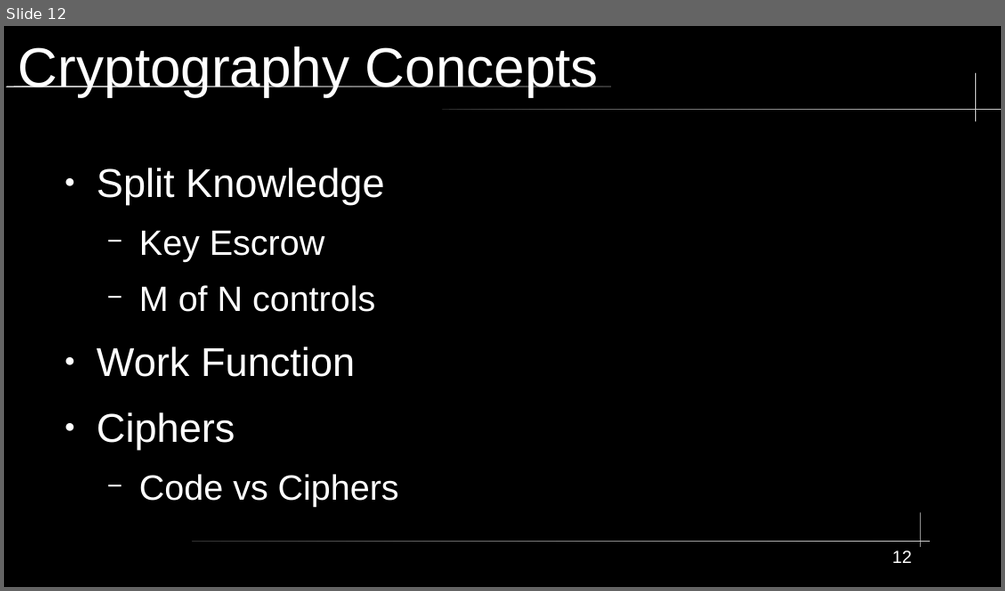
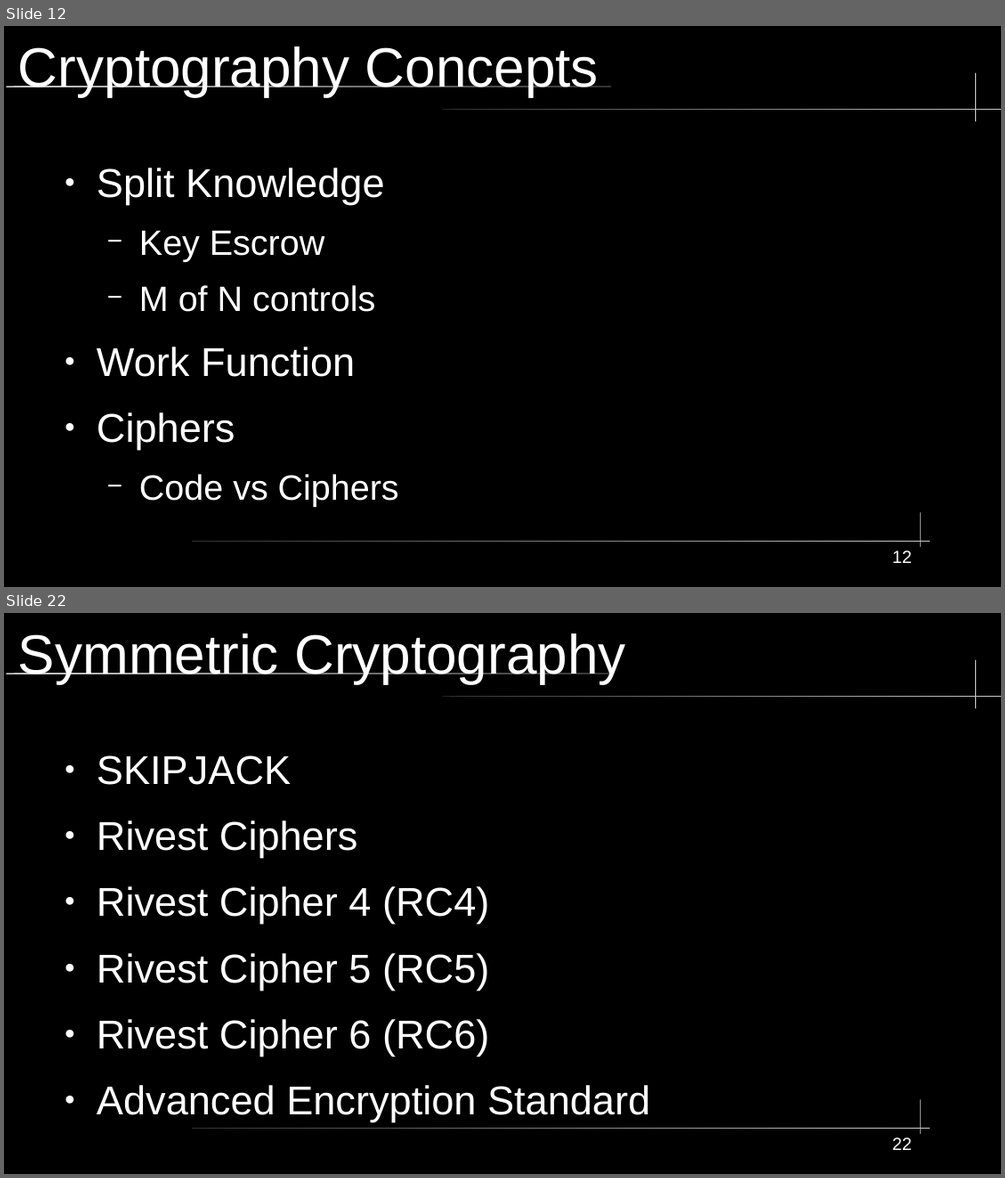
Before and after one commit to City-Colleges-of-Chicago-Cybersecurity/COMPSFI-214, a slide deck: 2026/Spring/powerpoints/Chapter-06-Cryptography-and-Symmetric-Key-Algorithms.odp. Shown one above the other, each under a label of ours: slide 12 before the commit, slides 12 and 22 after it; the slides between them are not shown. The pictures are 1005x591 and 1005x1178 pixels, drawn with LibreOffice and Linux fonts; fonts in the diff are those of the drawing. Boxes give left, top, right and bottom in pixels: in the first picture for what was removed or moved away, otherwise in the second. Text is boxed around its words. In the diff, an @@ line names an element or a change of style, - is before the commit and + after.

```diff
--- a/2026/Spring/powerpoints/Chapter-06-Cryptography-and-Symmetric-Key-Algorithms.odp
+++ b/2026/Spring/powerpoints/Chapter-06-Cryptography-and-Symmetric-Key-Algorithms.odp
@@ slide 22 added at (4,613,1001,1174), background #000000; not listed: 5 template elements that a slide beside it also shows @@
@@ title added at (18,633,626,684), 44 pt, text #FFFFFF @@
+Symmetric Cryptography
@@ text added at (97,755,650,1122), 32 pt, text #FFFFFF @@
+● SKIPJACK
+● Rivest Ciphers
+● Rivest Cipher 4 (RC4)
+● Rivest Cipher 5 (RC5)
+● Rivest Cipher 6 (RC6)
+● Advanced Encryption Standard
@@ page number added at (892,1137,912,1150), 14 pt, text #FFFFFF @@
+22
```
Also in this commit, not shown: 13 other slides added, 1 other file.
